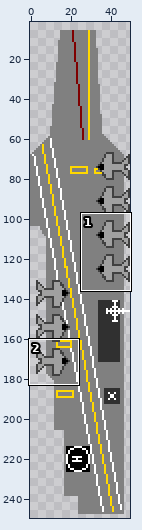
Sprite sheet, stored at src/com/jpii/navalbattle/res/drawable-game/aircraftcarrier/aircraftcarrier_S.png. Above: a wide view before the commit, with the close-up outlined.
Close-up. Before:
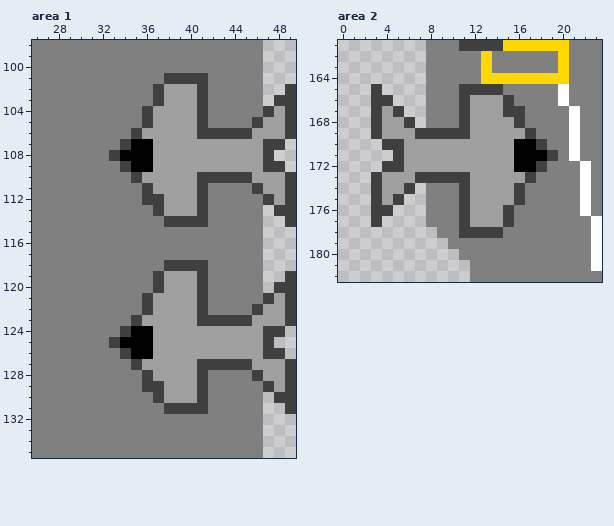
The file is 50x250 pixels. Shown: area 1: x 26..49, y 98..135; area 2: x 0..23, y 161..182. The wide view leaves out empty margins. The commit also changed other parts of the picture, which this record leaves out.
New version:
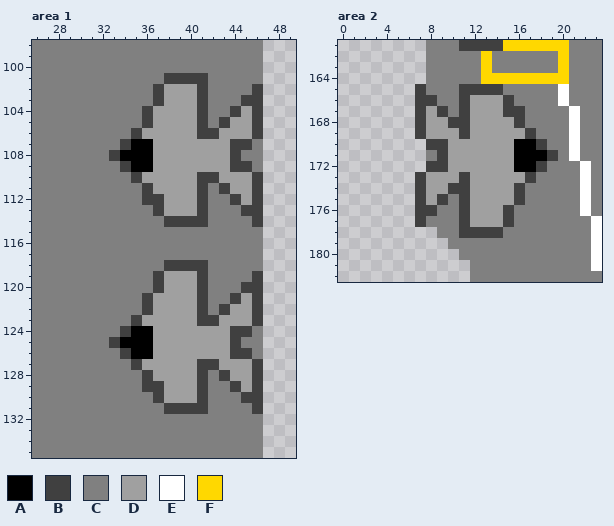
Palette (. is transparent): A #000000  B #404040  C #808080  D #a0a0a0  E #ffffff  F #ffd800
Difference:
Changed rows in their new state; - is an unchanged pixel.
Area 1:
first column x 43:
102 ---B--.
103 --BB-..
104 -BDB...
105 BDD-...
106 DDDB...
107 -BBC..-
108 -BCC.--
109 -BBC..-
110 DDDB...
111 BDD-...
112 -BDB...
113 --BB-..
114 ---B--.
first column x 43:
119 ---B--.
120 --BB-..
121 -BDB...
122 BDD-...
123 DDDB...
124 -BBC..-
125 -BCC.--
126 -BBC..-
127 DDDB...
128 BDD-...
129 -BDB...
130 --BB-..
131 ---B--.
Area 2:
first column x 3:
165 .---B---
166 ..--BB--
167 ...-BDB-
168 ....BDDB
169 ....-DDD
170 -....BB-
171 --...CB-
172 -....BB-
173 ....-DDD
174 ....BDDB
175 ...-BDB-
176 ..--BB--
177 .---B---
Changed places in both close-ups, as pixel boxes (x1, y1, x2, y2):
changed: (219, 84, 296, 227)
changed: (219, 271, 296, 414)
changed: (371, 84, 459, 227)
